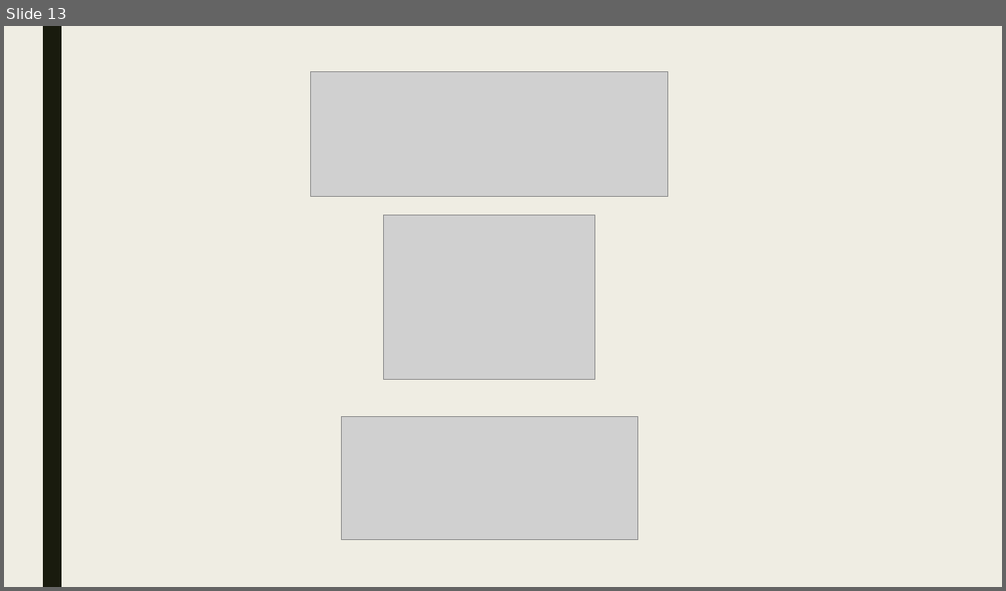
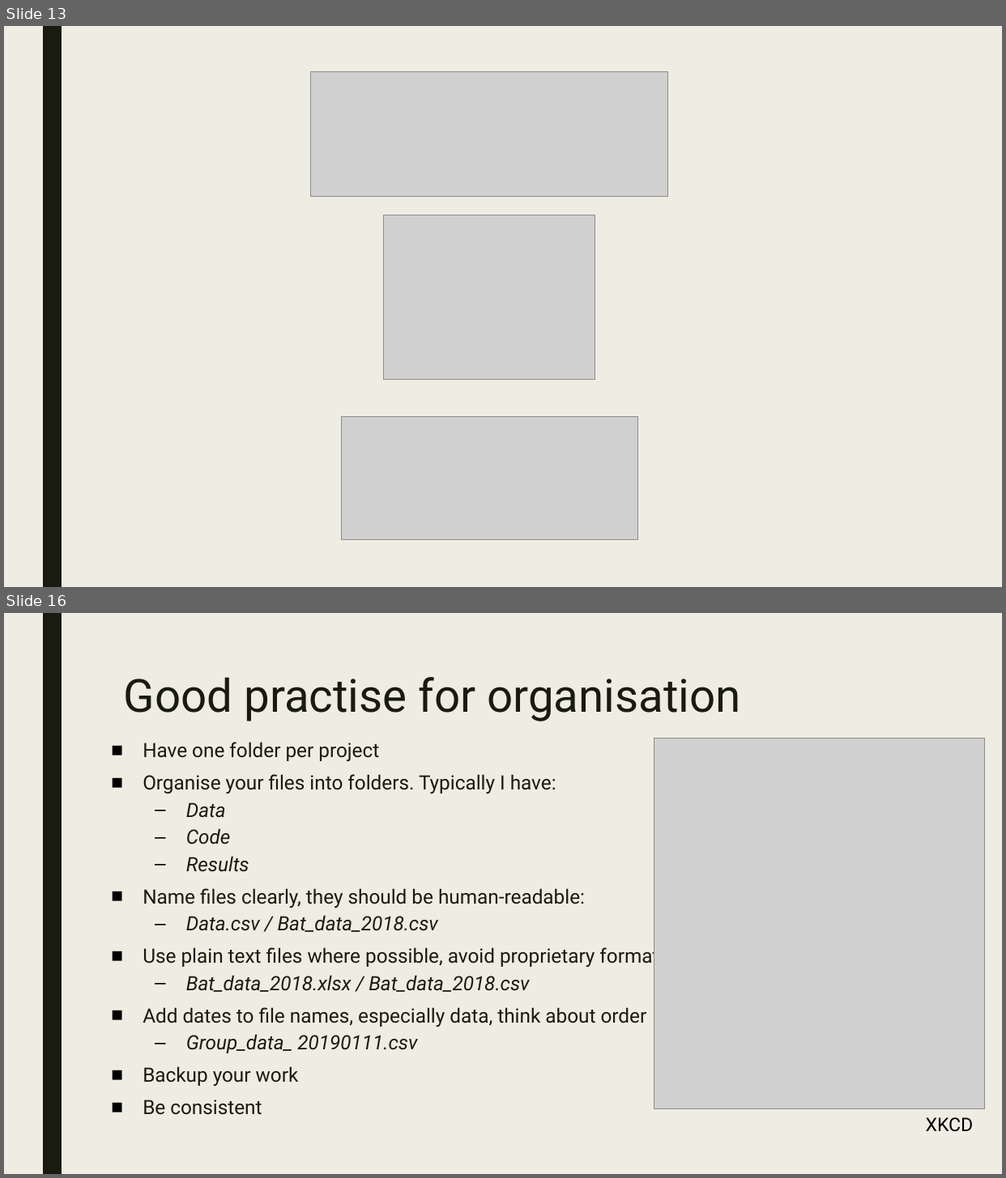
Before and after one commit to AugustT/reproducibility_masterclass, a slide deck: A Masterclass in Reproducibility.odp. Shown one above the other, each under a label of ours: slide 13 before the commit, slides 13 and 16 after it; the slides between them are not shown. The pictures are 1006x591 and 1006x1178 pixels, drawn with LibreOffice and Linux fonts; fonts in the diff are those of the drawing; grey boxes stand for pictures. Boxes give left, top, right and bottom in pixels: in the first picture for what was removed or moved away, otherwise in the second. Text is boxed around its words. In the diff, an @@ line names an element or a change of style, - is before the commit and + after.

Commit message:
Add to the introduction session and the files and folders session

```diff
--- a/A Masterclass in Reproducibility.odp
+++ b/A Masterclass in Reproducibility.odp
@@ slide 16 added at bbox=[4, 613, 1002, 1174], background #EFEDE3; not listed: 1 template element that a slide beside it also shows @@
@@ title added at bbox=[124, 677, 741, 722], 44 pt, text #191B0E @@
+Good practise for organisation
@@ text added at bbox=[143, 742, 669, 1115], 19 pt, text #191B0E @@
+■ Have one folder per project
+■ Organise your files into folders. Typically I have:
+  – Data
+  – Code
+  – Results
+■ Name files clearly, they should be human-readable:
+  – Data.csv / Bat_data_2018.csv
+■ Use plain text files where possible, avoid proprietary formats
+  – Bat_data_2018.xlsx / Bat_data_2018.csv
+■ Add dates to file names, especially data, think about order
+  – Group_data_ 20190111.csv
+■ Backup your work
+■ Be consistent
@@ picture added at bbox=[654, 738, 985, 1110] @@
@@ text added at bbox=[926, 1118, 974, 1132], 18 pt, text #000000 @@
+XKCD
```
Also in this commit, not shown: 1 slide changed, 2 other slides added, 15 other files.
